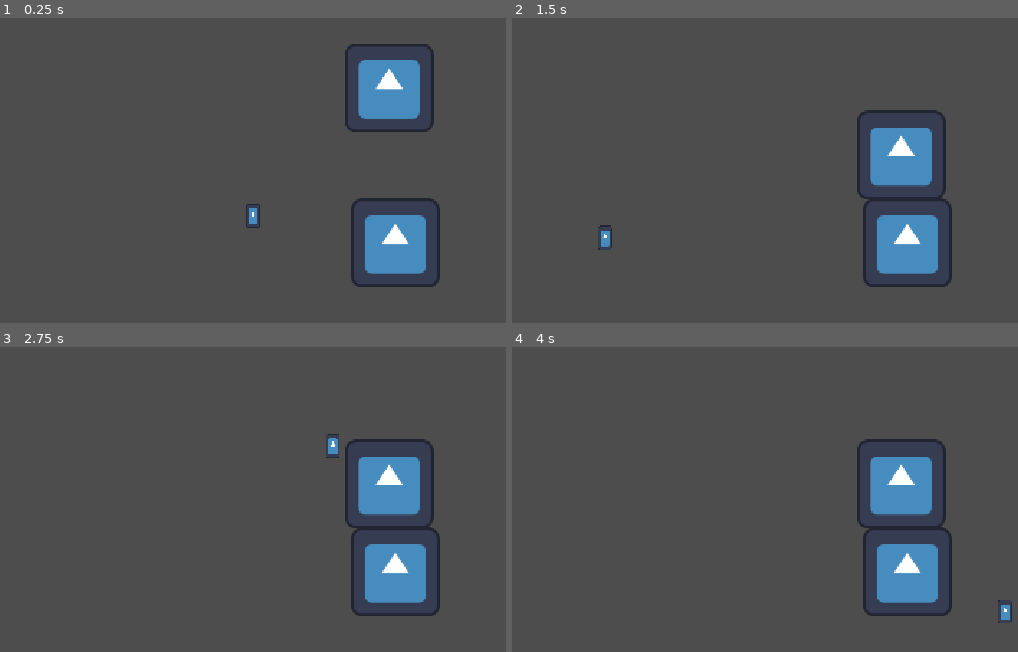
Above: before the commit, frames 1-4 (two rows, left to right).
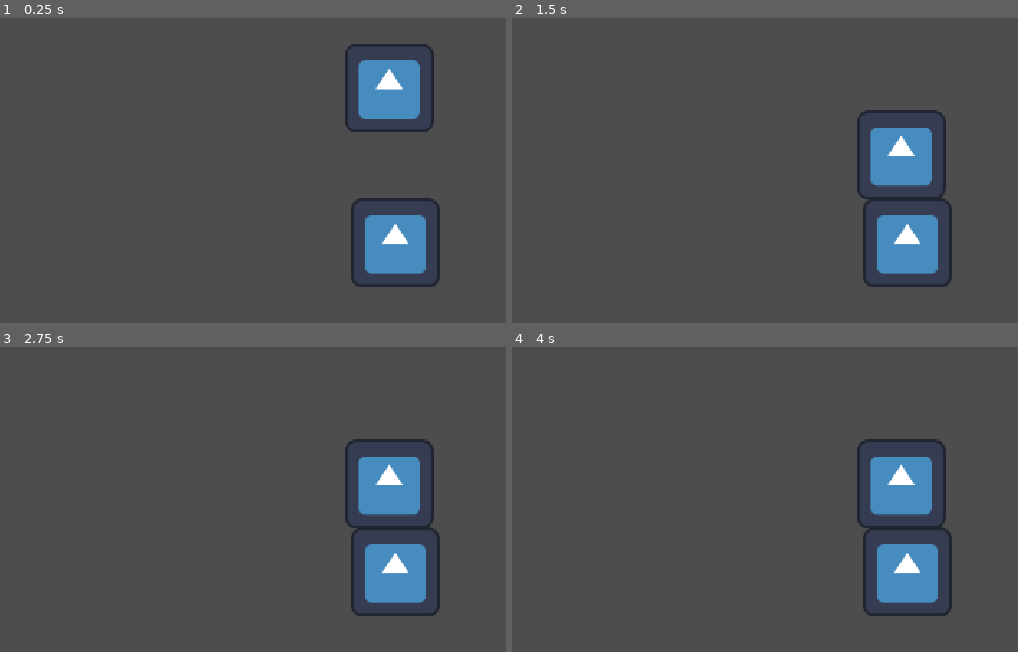
Above: after the commit, the same moments.

Repository: Corejet4909/Cursor-game
Game: Godot game, scene res://world.tscn
Two runs of this game, one before a commit and one after it. Both use one fixed random seed, a clock stepped at 60 frames per second and the inputs below. The engine's default icon, where the game draws it, is replaced by a stand-in: a white triangle on a blue panel in a dark square.
Inputs (mouse positions are in pixels of both pictures, inside the frame that each line leads up to):
- Up to frame 1 (0.25 s): no input
- Up to frame 2 (1.5 s): tap Enter (ui_accept) at 0.5, 0.77, 1.25 s; move the mouse to (942, 194) at 0.52 s; hold Right (ui_right) from 0.53 s (still down); move the mouse to (603, 237) at 1.27 s
- Up to frame 3 (2.75 s): tap Enter (ui_accept) at 1.52, 2 s; move the mouse to (333, 444) at 2.02 s; release Right (ui_right) at 2.03 s; hold Left (ui_left) from 2.03 s (still down)
- Up to frame 4 (4 s): tap Enter (ui_accept) at 2.75, 3.02, 3.5, 3.77 s; move the mouse to (724, 633) at 2.77 s; release Left (ui_left) at 2.78 s; hold Right (ui_right) from 2.78 s (still down); move the mouse to (1002, 612) at 3.52 s

The runs differ from the first frame. In frame 1, 0.1% of the frame differs, in the area x 48-80%, y 23-69%; in frame 2, 0.1%; in frame 3, 0.1%; in frame 4, 0.1%.

Commit message:
q34fopei

Diff:
--- a/tape-measure-game/cursor.tscn
+++ b/tape-measure-game/cursor.tscn
@@ -13,6 +13,7 @@
 shape = SubResource("CircleShape2D_5l68f")
 
 [node name="Sprite2D" type="Sprite2D" parent="." unique_id=1177294615]
+visible = false
 rotation = -3.1415927
 scale = Vector2(0.15237385, -0.2706087)
 texture = ExtResource("2_5l68f")
--- a/tape-measure-game/project.godot
+++ b/tape-measure-game/project.godot
@@ -23,6 +23,7 @@
 [physics]
 
 3d/physics_engine="Jolt Physics"
+2d/default_linear_damp=0.0
 
 [rendering]
 
--- a/tape-measure-game/world.tscn
+++ b/tape-measure-game/world.tscn
@@ -18,7 +18,7 @@
 position = Vector2(772.1599, 111.248474)
 collision_layer = 3
 collision_mask = 3
-mass = 0.1
+mass = 4.228
 physics_material_override = SubResource("PhysicsMaterial_036b0")
 
 [node name="Cursor" parent="." unique_id=642792128 instance=ExtResource("2_tlwt5")]
